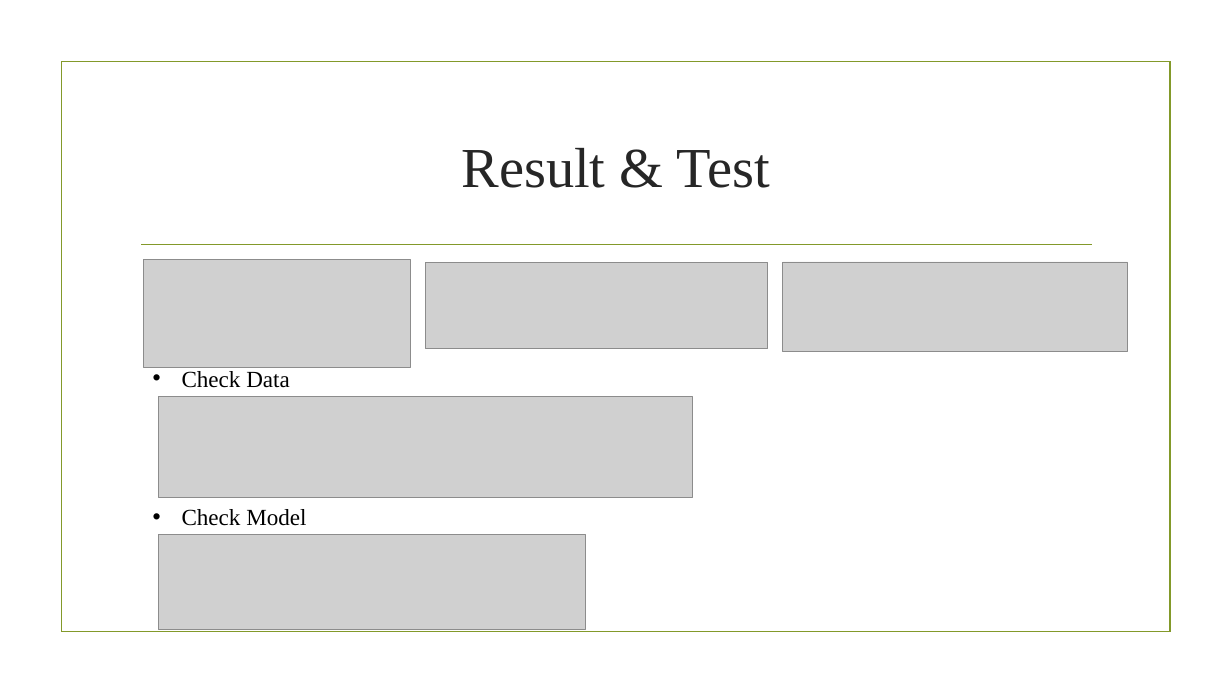
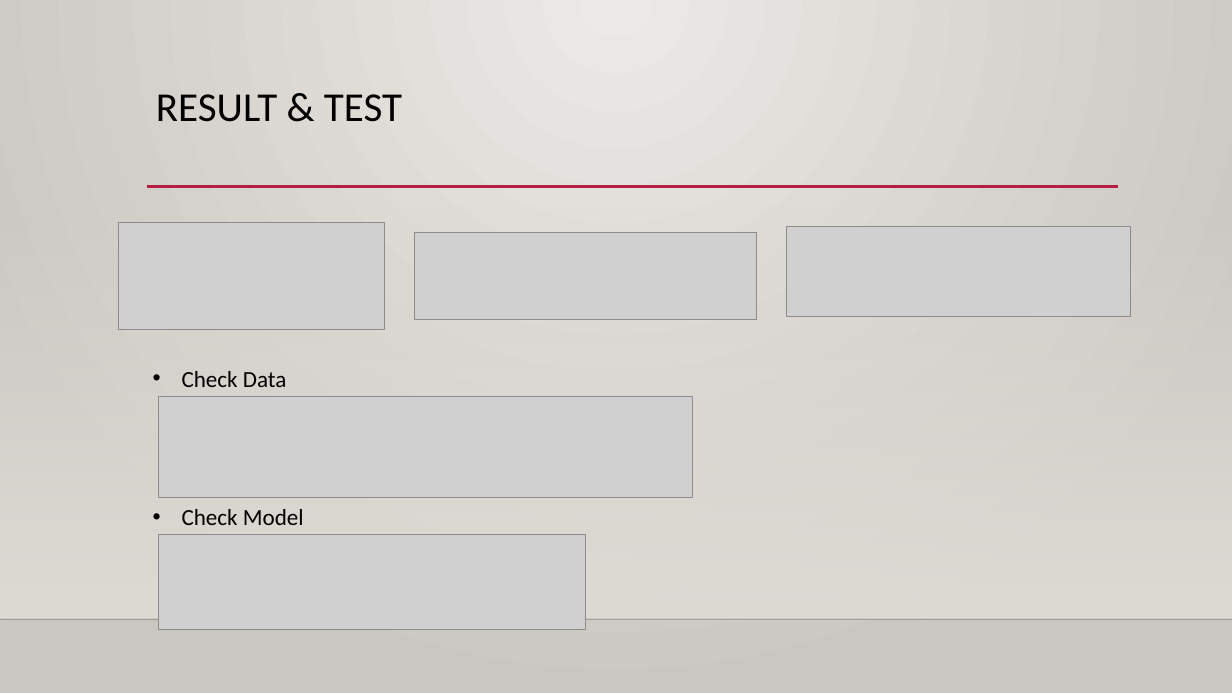
Before and after one commit to MAQI-SHI/CSYE-7200-Final-Project-Team-6, a slide deck: slide 12 of finalPresentation.pptx (slide 11 before the commit). Drawn at 1232x693 pixels with LibreOffice and Linux fonts; fonts in the diff are those of the drawing; grey boxes stand for pictures; background and template pictures are left out. Boxes give left, top, right and bottom in pixels: in the first picture for what was removed or moved away, otherwise in the second. Text is boxed around its words. In the diff, an @@ line names an element or a change of style, - is before the commit and + after.

```diff
--- a/finalPresentation.pptx
+++ b/finalPresentation.pptx
@@ background picture (left out) to gradient #ECEAE7 to #CAC7C1 @@
@@ title "RESULT & TEST" at box(156, 94, 402, 122): vertical alignment middle to top @@
@@ title at box(156, 94, 402, 122): text changed; size 44 to 32 pt; font Times New Roman to Calibri; text colour #262626 to #000000 @@
-Result & Test
+RESULT & TEST
@@ rectangle: place and size @@
-rectangle at box(61, 62, 1170, 632)
+rectangle at box(0, 204, 1232, 619)
@@ rectangle at box(0, 204, 1232, 619): fill none to gradient #DFDBD5; outline #83992A 1.25 pt to none @@
@@ line moved from (141, 245) - (1092, 245) to (147, 187) - (1118, 187) @@
@@ line (147, 187) - (1118, 187): stroke #83992A 1.25 pt to #B71E42 2.5 pt @@
@@ picture: place and size @@
-picture at box(143, 260, 410, 368)
+picture at box(118, 222, 385, 330)
@@ picture: place and size @@
-picture at box(425, 262, 768, 349)
+picture at box(414, 233, 757, 320)
@@ picture: place and size @@
-picture at box(783, 262, 1128, 352)
+picture at box(787, 226, 1131, 316)
@@ text "Check Data" at box(182, 371, 304, 525): font Times New Roman to Calibri @@
@@ line added from (0, 619) to (1232, 619), #000001 1 pt @@
```
Also in this commit, not shown: 12 other slides changed, 6 slides added, 2 slides removed, 2 other files.
